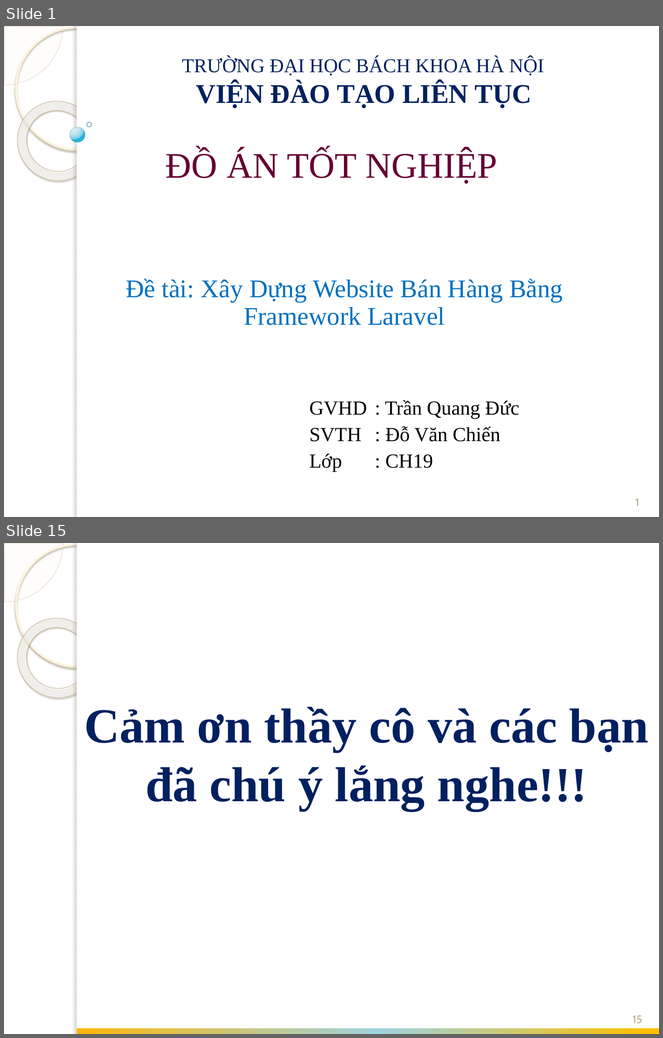
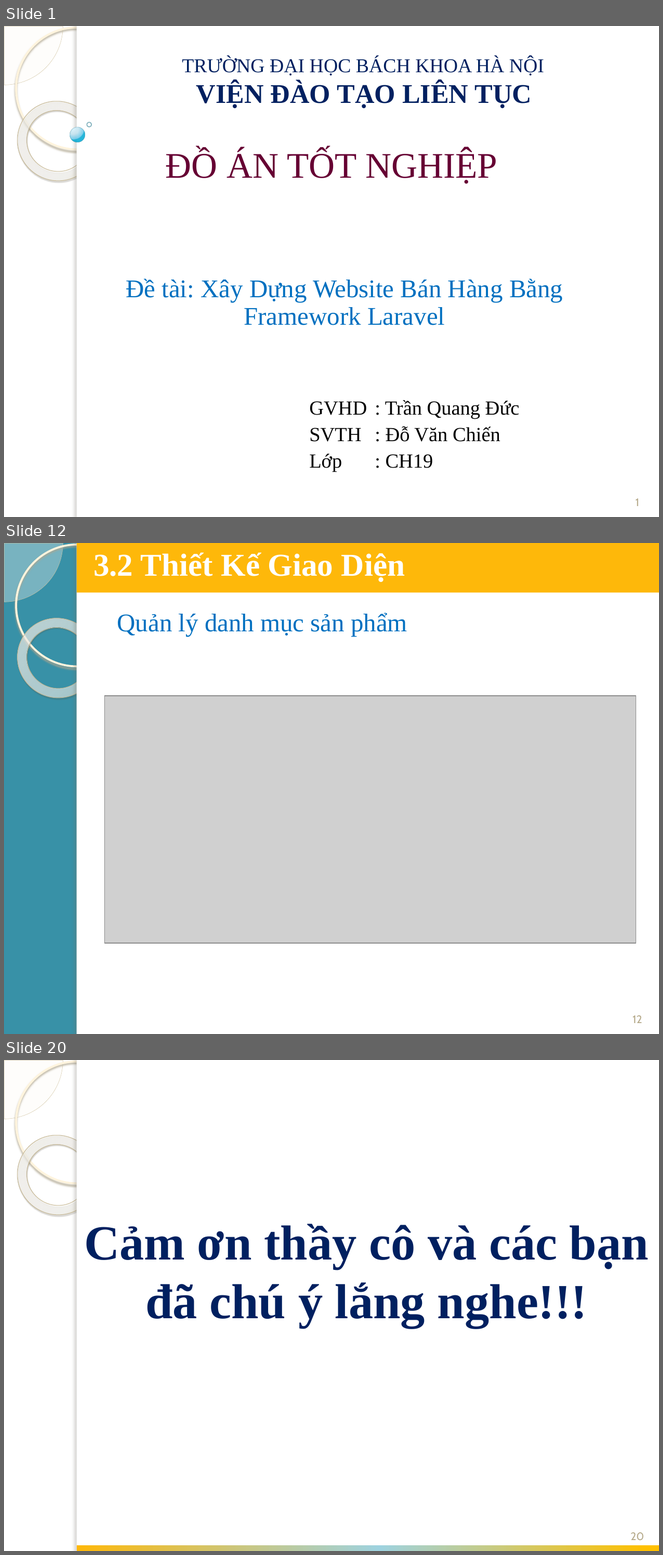
Before and after one commit to chiendv1992/webbanhang, a slide deck: bc/slide bv.pptx. Shown one above the other, each under a label of ours: slides 1 and 15 before the commit, slides 1, 12 and 20 after it; the slides between them are not shown. The pictures are 663x1038 and 663x1555 pixels, drawn with LibreOffice and Linux fonts; fonts in the diff are those of the drawing; grey boxes stand for pictures; background and template pictures are left out. Boxes give left, top, right and bottom in pixels: in the first picture for what was removed or moved away, otherwise in the second. Text is boxed around its words. In the diff, an @@ line names an element or a change of style, - is before the commit and + after.

```diff
--- a/bc/slide bv.pptx
+++ b/bc/slide bv.pptx
@@ slide 12 added at box(4, 543, 659, 1034), background #3891A7; not listed: 5 template elements that a slide beside it also shows @@
@@ rectangle added at box(77, 543, 659, 593), fill #FEB80A @@
@@ text added at box(93, 552, 405, 582), 35 pt, text #FFFFFF, bold @@
+3.2 Thiết Kế Giao Diện
@@ text added at box(117, 613, 408, 637), 28 pt, text #0070C0 @@
+Quản lý danh mục sản phẩm
@@ picture added at box(105, 696, 636, 943) @@
@@ page number added at box(633, 1016, 642, 1023), 12 pt, text #B6A98A @@
+12
@@ what was slide 15 is now slide 20 @@
@@ page number at box(631, 1533, 644, 1540): text changed @@
-15
+20
```
Also in this commit, not shown: 13 slides changed, 4 other slides added, 21 other files.
